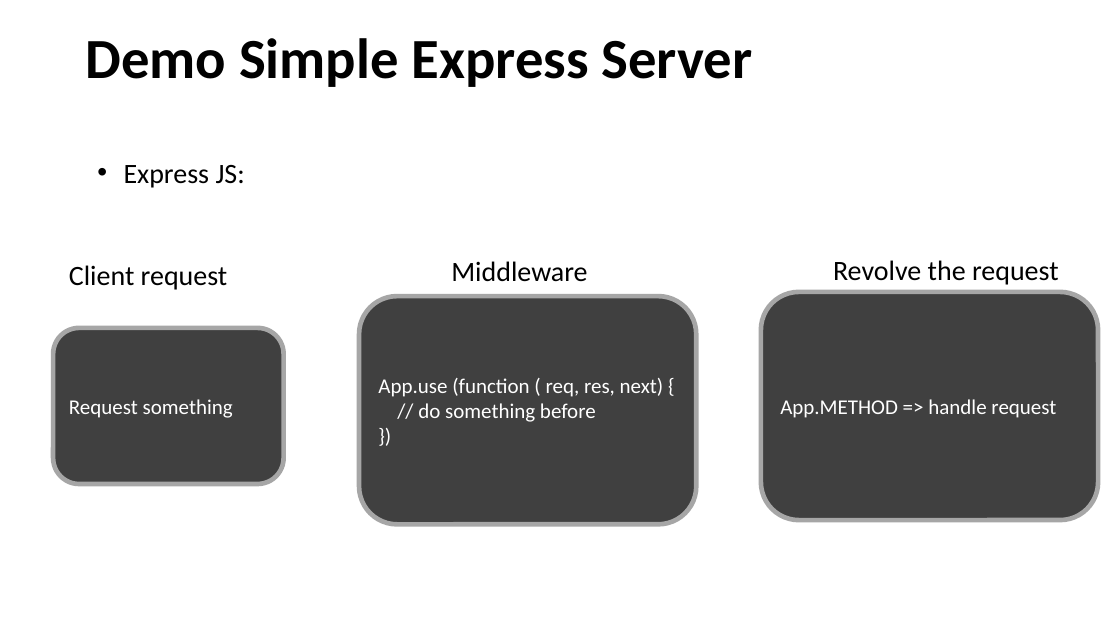
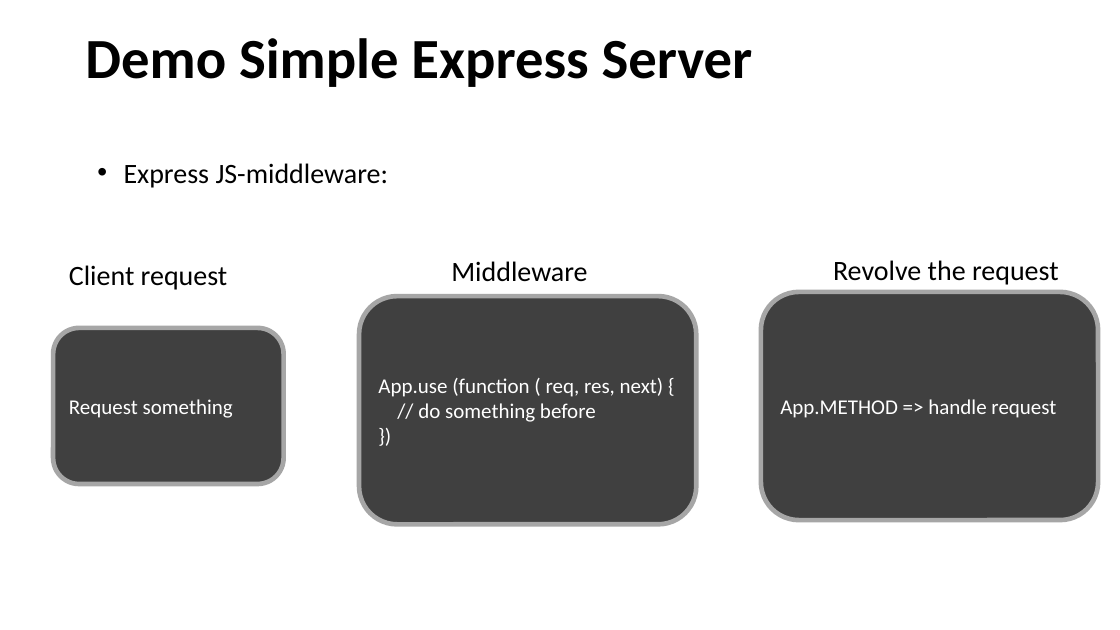
Before and after one commit to LeTranAnhVu/todoapp-express-api, a slide deck: slide 14 of doc/Introduction of Nodejs.pptx. Drawn at 1120x630 pixels with LibreOffice and Linux fonts; fonts in the diff are those of the drawing. Boxes give left, top, right and bottom in pixels: in the first picture for what was removed or moved away, otherwise in the second. Text is boxed around its words. In the diff, an @@ line names an element or a change of style, - is before the commit and + after.

```diff
--- a/doc/Introduction of Nodejs.pptx
+++ b/doc/Introduction of Nodejs.pptx
@@ text at [124, 163, 389, 188]: text changed @@
-• Express JS:
+• Express JS-middleware:
```
Also in this commit, not shown: 2 slides added, 1 other file.
